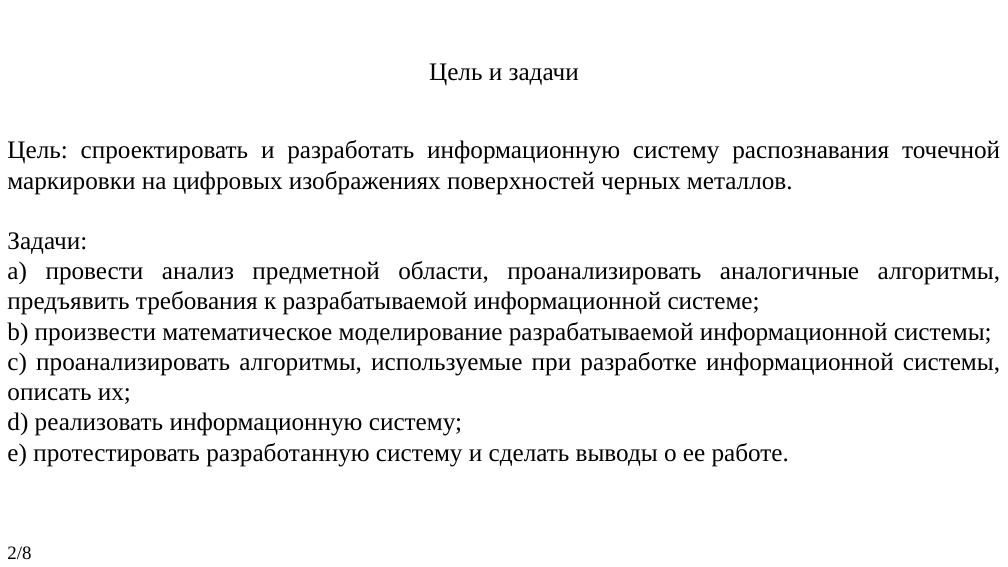
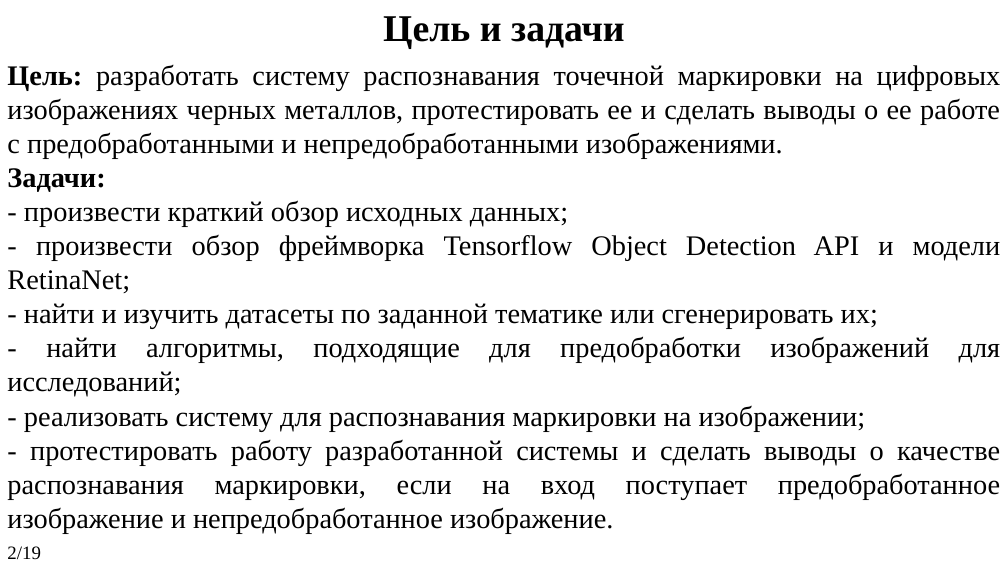
Before and after one commit to KanVull/Recognistion, a slide deck: slide 2 of ПЗ и Презентации/Презентация на ВКР.pptx. Drawn at 1008x567 pixels with LibreOffice and Linux fonts; fonts in the diff are those of the drawing. Boxes give left, top, right and bottom in pixels: in the first picture for what was removed or moved away, otherwise in the second. Text is boxed around its words. In the diff, an @@ line names an element or a change of style, - is before the commit and + after.

```diff
--- a/ПЗ и Презентации/Презентация на ВКР.pptx
+++ b/ПЗ и Презентации/Презентация на ВКР.pptx
@@ text "Цель и задачи": place and size @@
-text "Цель и задачи" at <box>429,63,579,86</box>
+text "Цель и задачи" at <box>383,16,625,49</box>
@@ text "Цель и задачи" at <box>383,16,625,49</box>: size 24 to 36 pt, bold on @@
@@ text "Цель: разработать систему распознавания точечной ...": place and size @@
-text "Цель: разработать систему распознавания точечной ..." at <box>7,140,1001,467</box>
+text "Цель: разработать систему распознавания точечной ..." at <box>7,65,1001,533</box>
@@ text at <box>7,65,1001,158</box>: text changed; size 24 to 27 pt @@
-Цель: спроектировать и разработать информационную систему распознавания точечной маркировки на цифровых изображениях поверхностей черных металлов.
+Цель: разработать систему распознавания точечной маркировки на цифровых изображениях черных металлов, протестировать ее и сделать выводы о ее работе с предобработанными и непредобработанными изображениями.
@@ text at <box>7,168,105,192</box>: size 24 to 27 pt, bold on in "Задачи:" @@
@@ text at <box>7,200,1001,533</box>: text changed; size 24 to 27 pt @@
-a) провести анализ предметной области, проанализировать аналогичные алгоритмы, предъявить требования к разрабатываемой информационной системе;
-b) произвести математическое моделирование разрабатываемой информационной системы;
-c) проанализировать алгоритмы, используемые при разработке информационной системы, описать их;
-d) реализовать информационную систему;
-e) протестировать разработанную систему и сделать выводы о ее работе.
+- произвести краткий обзор исходных данных;
+- произвести обзор фреймворка Tensorflow Object Detection API и модели RetinaNet;
+- найти и изучить датасеты по заданной тематике или сгенерировать их;
+- найти алгоритмы, подходящие для предобработки изображений для исследований;
+- реализовать систему для распознавания маркировки на изображении;
+- протестировать работу разработанной системы и сделать выводы о качестве распознавания маркировки, если на вход поступает предобработанное изображение и непредобработанное изображение.
@@ text at <box>7,546,41,560</box>: text changed @@
-2/8
+2/19
```
Also in this commit, not shown: 2 other slides changed, 15 slides added, 4 slides removed, 12 other files.
